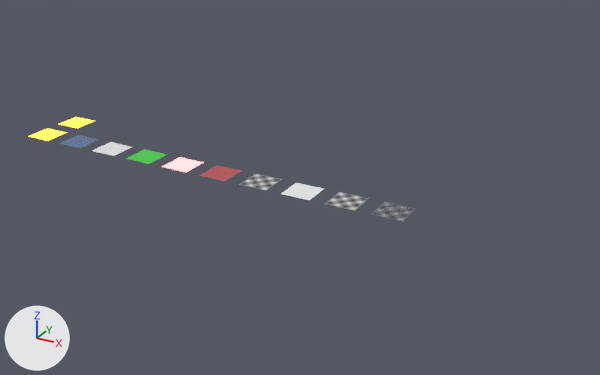
An edit to the Blender file packages/import-blend/test/fixtures/materials-5.2.blend, drawn before and after from the same camera.
Before and after are seen from a camera (50 mm lens) standing at (21.66, -20.46, 10.33) and looking at (9.85, 1.02, -0.4). Lighting does not change. The marker at lower left points along +X, +Y and +Z. The first picture is the older version.

Before the edit, the objects in view are built like this:
```python
me_projectedplanemesh = bpy.data.meshes.new('ProjectedPlaneMesh')
me_projectedplanemesh.from_pydata(...)  # 4 vertices, 1 face; spans x -0.5..0.5, y -0.5..0.5, z 0.0
me_projectedplanemesh.materials.append(mat_projected)
me_tintedplanemesh = bpy.data.meshes.new('TintedPlaneMesh')
me_tintedplanemesh.from_pydata(...)  # 4 vertices, 1 face; spans x -0.5..0.5, y -0.5..0.5, z 0.0
me_tintedplanemesh.materials.append(mat_tinted)
ob_projectedplane = bpy.data.objects.new('ProjectedPlane', me_projectedplanemesh)
ob_projectedplane.location = (9.0, 0.0, 0.0)
ob_tintedplane = bpy.data.objects.new('TintedPlane', me_tintedplanemesh)
ob_tintedplane.location = (12.0, 0.0, 0.0)
```
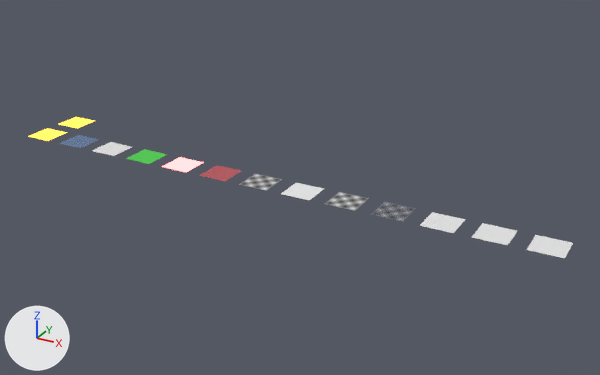
Where the change shows, as pixel boxes (x1, y1, x2, y2) in the pictures (600 x 375 px):
'GeneratedPlane', added
    after: (526, 235, 573, 258)
'ObjectNormalPlane', added
    after: (472, 223, 517, 246)
'BlendedPlane', added
    after: (420, 212, 465, 233)

What changed in the scene script:
```text
Add mat_generated:
    mat_generated = principled_material('Generated')
    mat_generated.base_color = (0.8, 0.8, 0.8)  # white #e7e7e7
Add mat_objectnormal:
    mat_objectnormal = bpy.data.materials.new('ObjectNormal')
    # uses the picture img_packednormal
Add mat_blended:
    mat_blended = bpy.data.materials.new('Blended')
    # uses the picture img_checker_png
Add me_generatedplanemesh:
    me_generatedplanemesh.from_pydata([(-0.5, -0.5, 0.0), (0.5, -0.5, 0.0), (-0.5, 0.5, 0.0), (0.5, 0.5, 0.0)], [], [(0, 1, 3, 2)])
    me_generatedplanemesh.materials.append(mat_generated)  # its picture is missing
Add me_objectnormalplanemesh:
    me_objectnormalplanemesh.from_pydata(...)  # 4 vertices, 1 face; spans x -0.5..0.5, y -0.5..0.5, z 0.0
    me_objectnormalplanemesh.materials.append(mat_objectnormal)
Add me_blendedplanemesh:
    me_blendedplanemesh.from_pydata(...)  # 4 vertices, 1 face; spans x -0.5..0.5, y -0.5..0.5, z 0.0
    me_blendedplanemesh.materials.append(mat_blended)
Add ob_generatedplane:
    ob_generatedplane = bpy.data.objects.new('GeneratedPlane', me_generatedplanemesh)
    ob_generatedplane.location = (18.0, 0.0, 0.0)
Add ob_objectnormalplane:
    ob_objectnormalplane = bpy.data.objects.new('ObjectNormalPlane', me_objectnormalplanemesh)
    ob_objectnormalplane.location = (16.5, 0.0, 0.0)
Add ob_blendedplane:
    ob_blendedplane = bpy.data.objects.new('BlendedPlane', me_blendedplanemesh)
    ob_blendedplane.location = (15.0, 0.0, 0.0)
```
